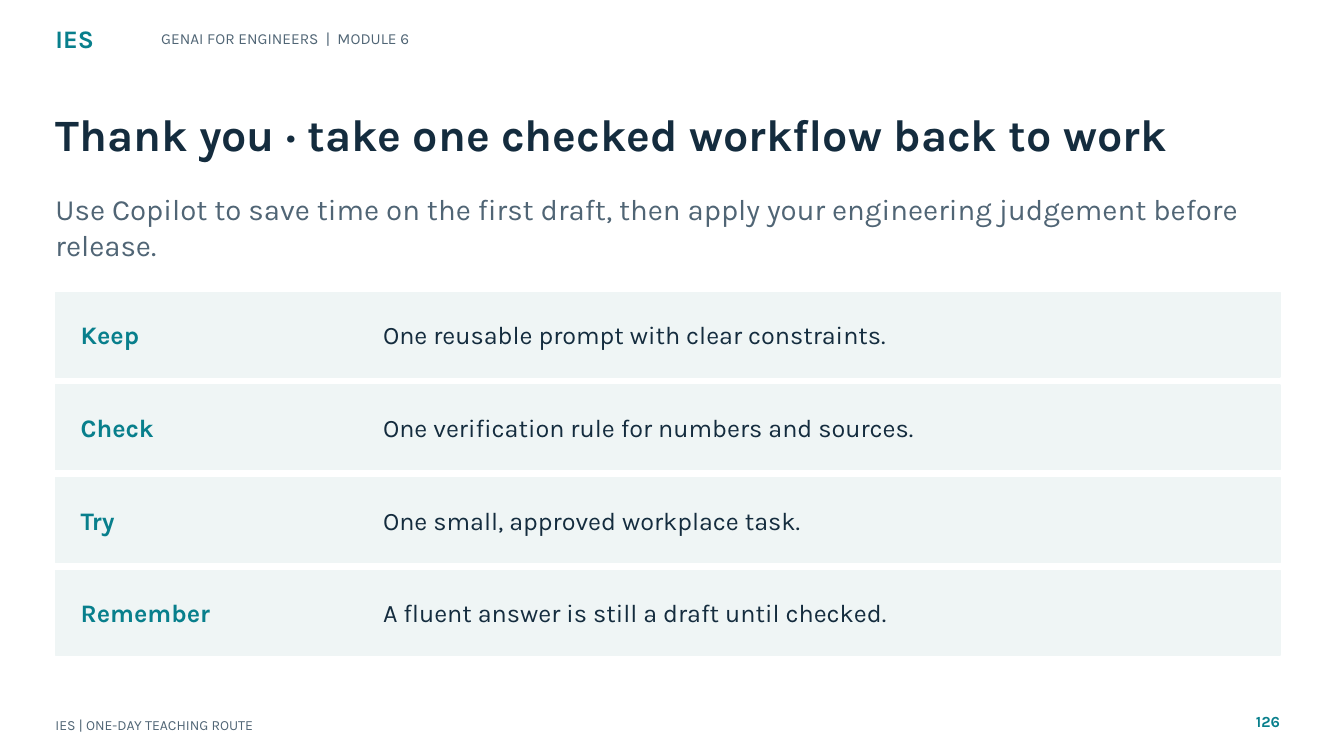
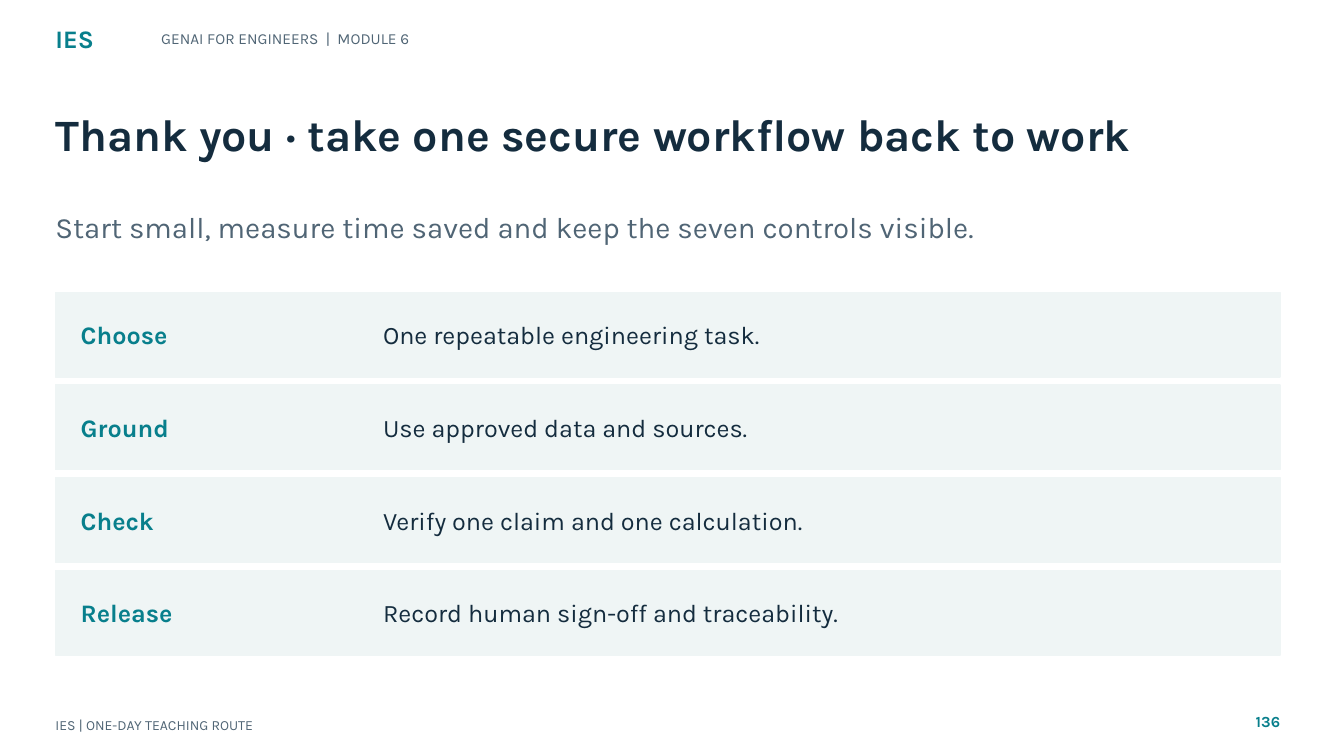
Before and after one commit to tertiarycourses/IES-GenAI-for-Engineers, a slide deck: slide 136 of courseware/Slides/IES-GenAI-for-Engineers.pptx (slide 126 before the commit). Drawn at 1344x756 pixels with LibreOffice and Linux fonts; fonts in the diff are those of the drawing. Boxes give left, top, right and bottom in pixels: in the first picture for what was removed or moved away, otherwise in the second. Text is boxed around its words. In the diff, an @@ line names an element or a change of style, - is before the commit and + after.

Commit message:
feat: apply the LO7 AI security framework

```diff
--- a/courseware/Slides/IES-GenAI-for-Engineers.pptx
+++ b/courseware/Slides/IES-GenAI-for-Engineers.pptx
@@ text at (55,120,1130,162): text changed @@
-Thank you · take one checked workflow back to work
+Thank you · take one secure workflow back to work
@@ text at (55,218,974,245): text changed @@
-Use Copilot to save time on the first draft, then apply your engineering judgement before release.
+Start small, measure time saved and keep the seven controls visible.
@@ text at (81,326,168,345): text changed @@
-Keep
+Choose
@@ text at (383,326,759,350): text changed @@
-One reusable prompt with clear constraints.
+One repeatable engineering task.
@@ text added at (81,419,169,438), 18 pt, text #087F8C, bold @@
+Ground
@@ text at (383,419,747,443): text changed @@
-One verification rule for numbers and sources.
+Use approved data and sources.
@@ text "Check": place and size @@
-text "Check" at (81,419,154,438)
+text "Check" at (81,512,154,531)
@@ text removed at (81,513,115,536) @@
-Try
@@ text at (383,512,802,536): text changed @@
-One small, approved workplace task.
+Verify one claim and one calculation.
@@ text at (81,604,173,623): text changed @@
-Remember
+Release
@@ text at (383,604,838,628): text changed @@
-A fluent answer is still a draft until checked.
+Record human sign-off and traceability.
@@ text at (1256,716,1280,727): text changed @@
-126
+136
```
Also in this commit, not shown: 124 other slides changed, 14 slides added, 4 slides removed, 11 other files.
